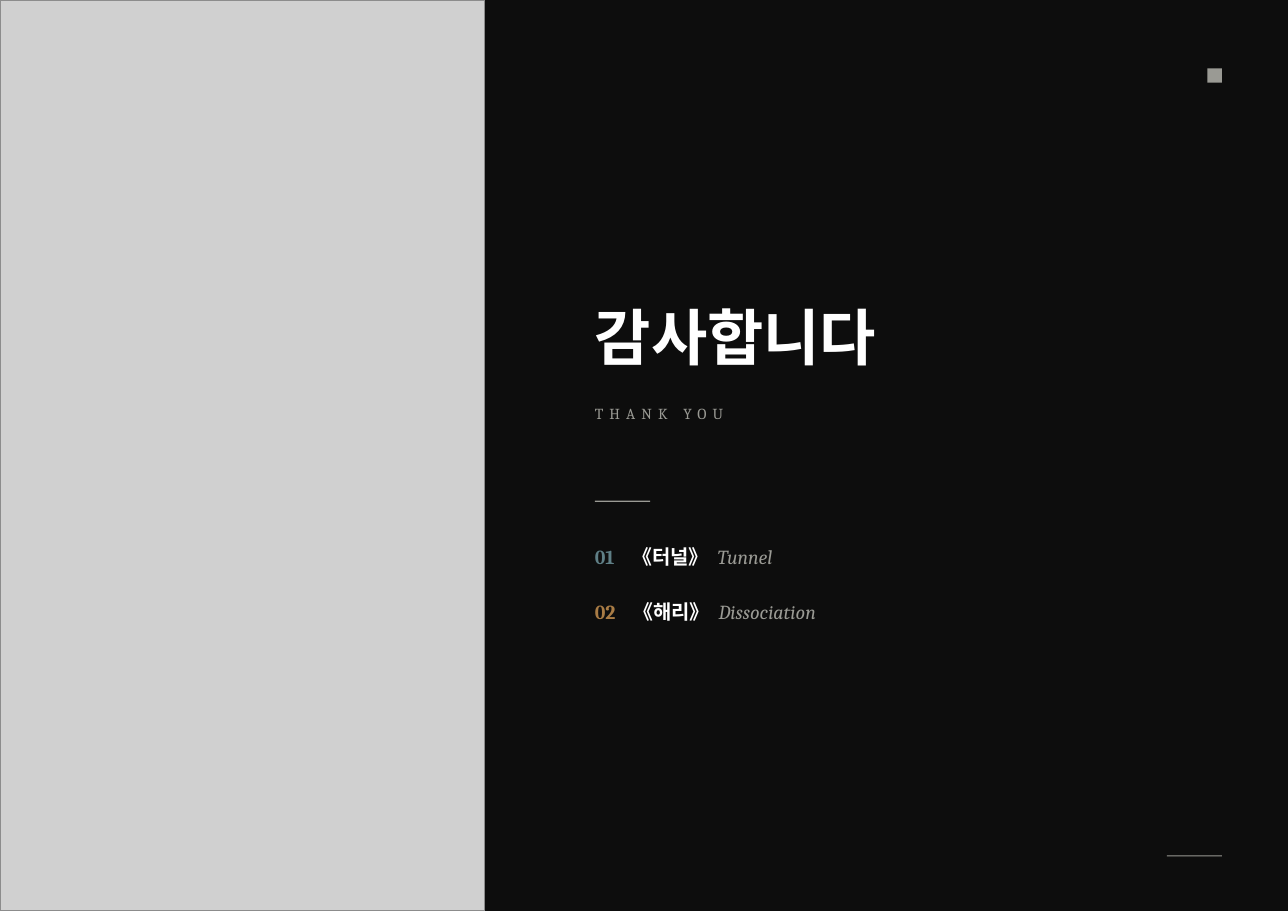
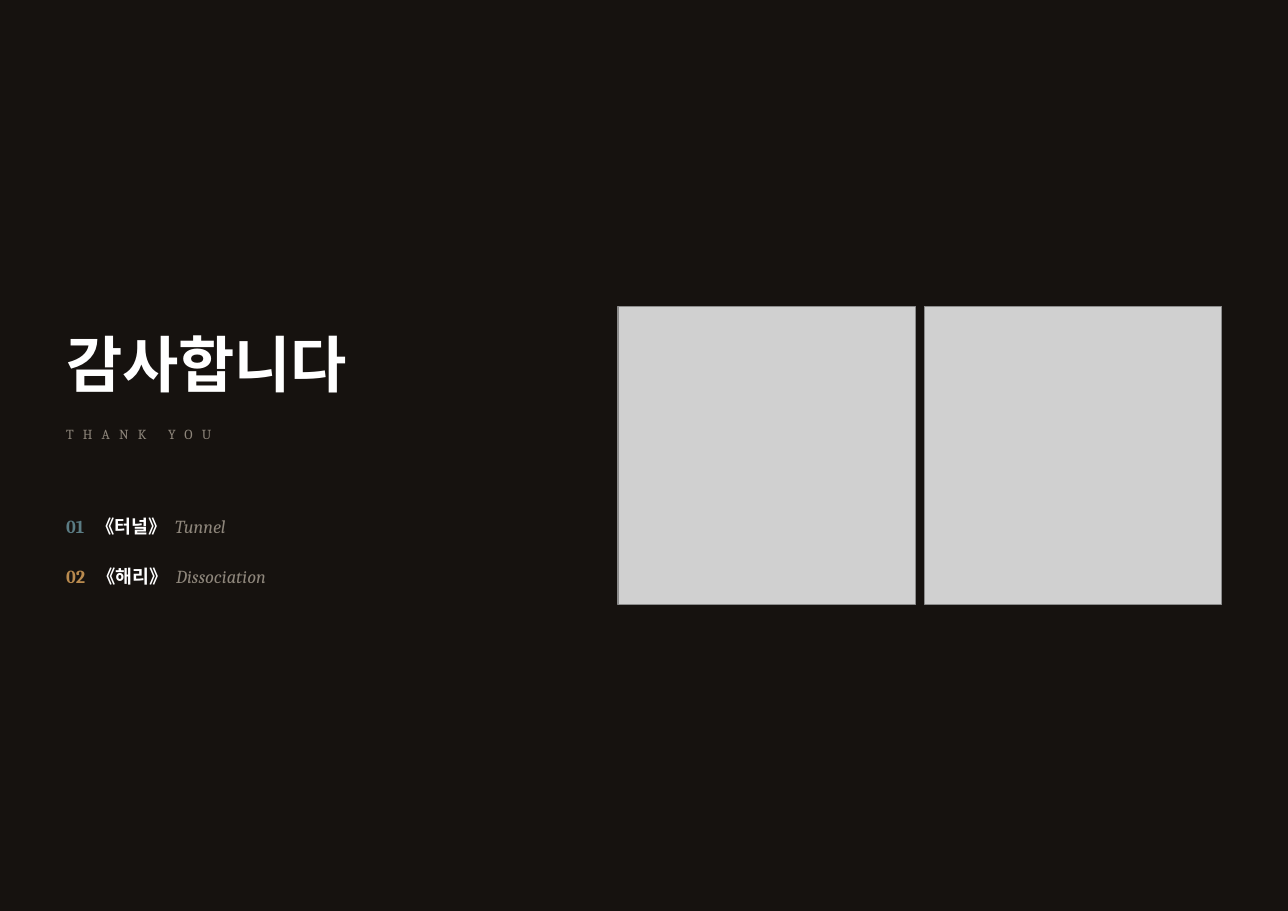
Before and after one commit to huosi012/smartview, a slide deck: slide 20 of portfolio/portfolio_A4_ko.pptx. Drawn at 1288x911 pixels with LibreOffice and Linux fonts; fonts in the diff are those of the drawing; grey boxes stand for pictures. Boxes give left, top, right and bottom in pixels: in the first picture for what was removed or moved away, otherwise in the second. Text is boxed around its words. In the diff, an @@ line names an element or a change of style, - is before the commit and + after.

```diff
--- a/portfolio/portfolio_A4_ko.pptx
+++ b/portfolio/portfolio_A4_ko.pptx
@@ background #0D0D0D to #16120F @@
@@ picture removed at [0, 0, 485, 911] @@
@@ rectangle removed at [1208, 68, 1222, 83] @@
@@ text "감사합니다": place and size @@
-text "감사합니다" at [595, 308, 876, 366]
+text "감사합니다" at [66, 335, 347, 393]
@@ picture added at [618, 307, 916, 605] @@
@@ picture added at [924, 307, 1222, 605] @@
@@ text "THANK YOU": place and size @@
-text "THANK YOU" at [595, 408, 723, 419]
+text "THANK YOU" at [66, 419, 507, 450]
@@ text "THANK YOU" at [66, 419, 507, 450]: size 10 to 9 pt, text colour #9A9A94 to #8E867B, letter spacing 4 to 6 pt @@
@@ text "01 《터널》 Tunnel": place and size @@
-text "01 《터널》 Tunnel" at [595, 547, 773, 566]
+text "01 《터널》 Tunnel" at [66, 517, 226, 535]
@@ text "01 《터널》 Tunnel" at [66, 517, 226, 535]: size 13 to 12 pt; text colour #5F7F86 to #5B7C84 in "01"; text colour #9A9A94 to #8E867B in "Tunnel" @@
@@ line removed from (595, 501) to (650, 501) @@
@@ text "02 《해리》 Dissociation": place and size @@
-text "02 《해리》 Dissociation" at [595, 602, 816, 621]
+text "02 《해리》 Dissociation" at [66, 567, 266, 585]
@@ text "02 《해리》 Dissociation" at [66, 567, 266, 585]: size 13 to 12 pt; text colour #A97C45 to #B98A4E in "02"; text colour #9A9A94 to #8E867B in "Dissociation" @@
@@ line removed from (1167, 856) to (1222, 856) @@
```
Also in this commit, not shown: 15 other slides changed, 4 slides added, 4 slides removed, 1 other file.
